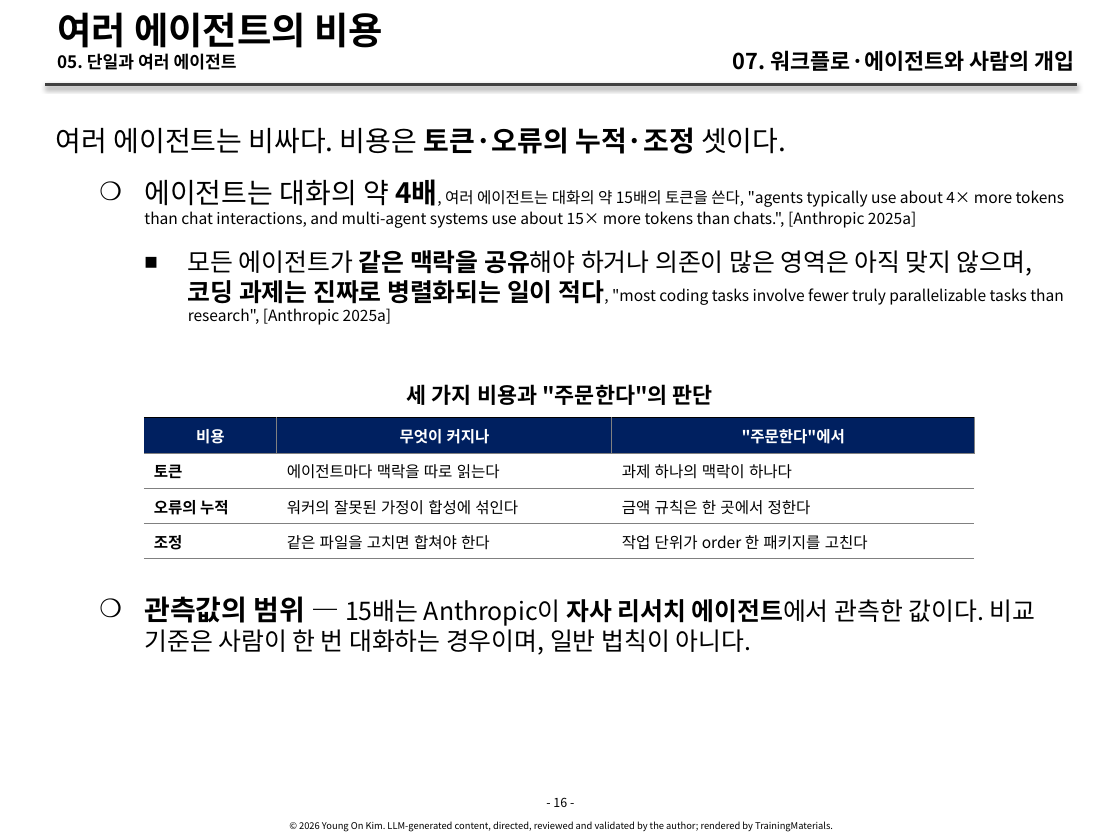
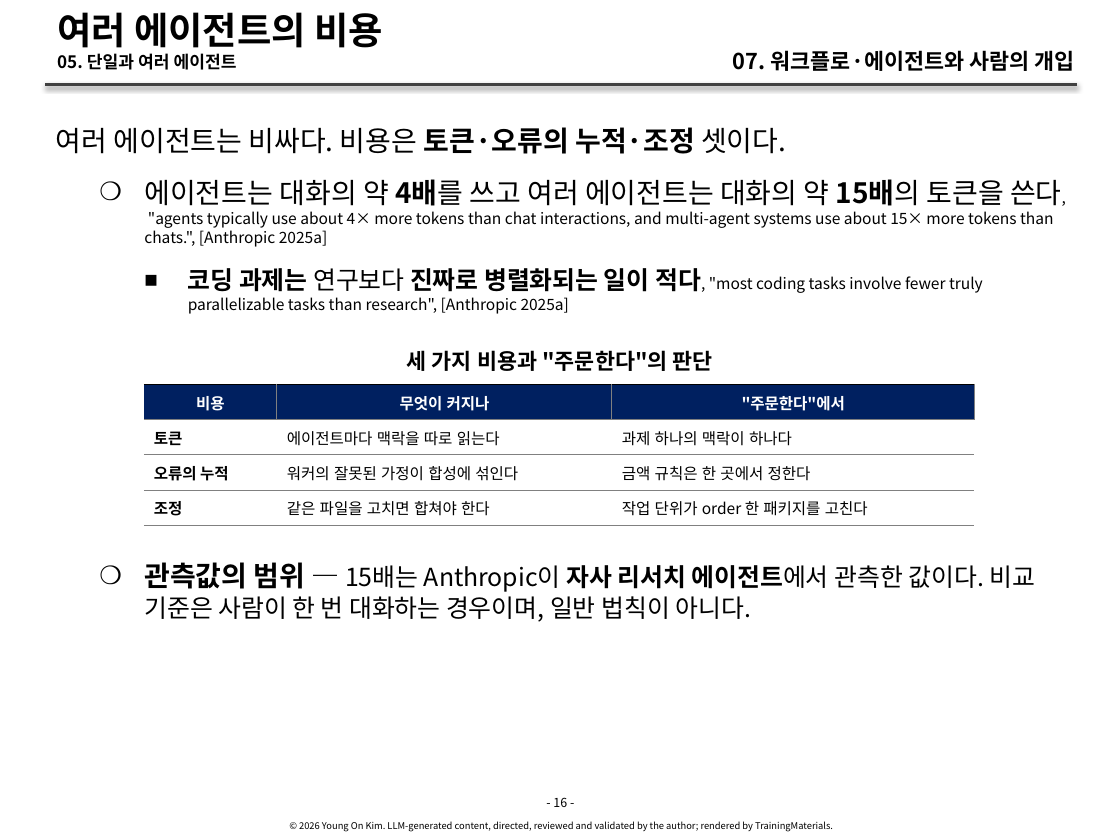
Before and after one commit to YoungSan77/TrainingMaterials, a slide deck: slide 16 of courses/ai-native/sessions/s07.pptx. Drawn at 1120x840 pixels with LibreOffice and Linux fonts; fonts in the diff are those of the drawing. Boxes give left, top, right and bottom in pixels: in the first picture for what was removed or moved away, otherwise in the second. Text is boxed around its words. In the diff, an @@ line names an element or a change of style, - is before the commit and + after.

```diff
--- a/courses/ai-native/sessions/s07.pptx
+++ b/courses/ai-native/sessions/s07.pptx
@@ text at [144, 179, 1062, 314]: text changed @@
-    ❍ 에이전트는 대화의 약 4배, 여러 에이전트는 대화의 약 15배의 토큰을 쓴다, "agents typically use about 4× more tokens than chat interactions, and multi-agent systems use about 15× more tokens than chats.", [Anthropic 2025a]
-      ■ 모든 에이전트가 같은 맥락을 공유해야 하거나 의존이 많은 영역은 아직 맞지 않으며, 코딩 과제는 진짜로 병렬화되는 일이 적다, "most coding tasks involve fewer truly parallelizable tasks than research", [Anthropic 2025a]
+    ❍ 에이전트는 대화의 약 4배를 쓰고 여러 에이전트는 대화의 약 15배의 토큰을 쓴다, "agents typically use about 4× more tokens than chat interactions, and multi-agent systems use about 15× more tokens than chats.", [Anthropic 2025a]
+      ■ 코딩 과제는 연구보다 진짜로 병렬화되는 일이 적다, "most coding tasks involve fewer truly parallelizable tasks than research", [Anthropic 2025a]
@@ 2 texts, 1 table: place and size @@
-2 texts, 1 table at [143, 384, 1035, 840]
+2 texts, 1 table at [143, 350, 1035, 840]
```
Also in this commit, not shown: 12 other slides changed, 35 other files.
